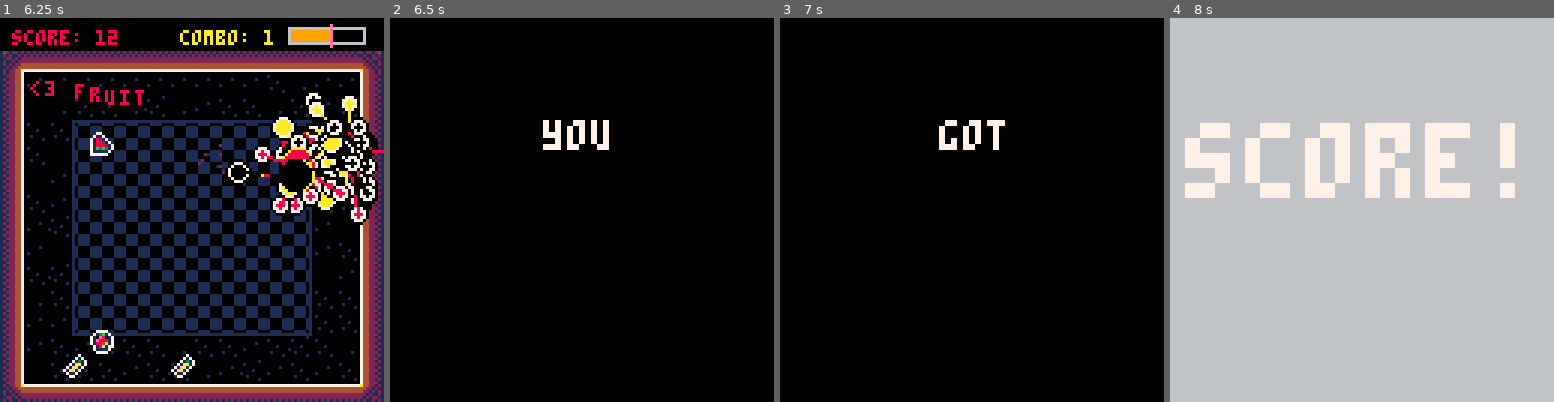
Above: before the commit, frames 1-4 (left to right).
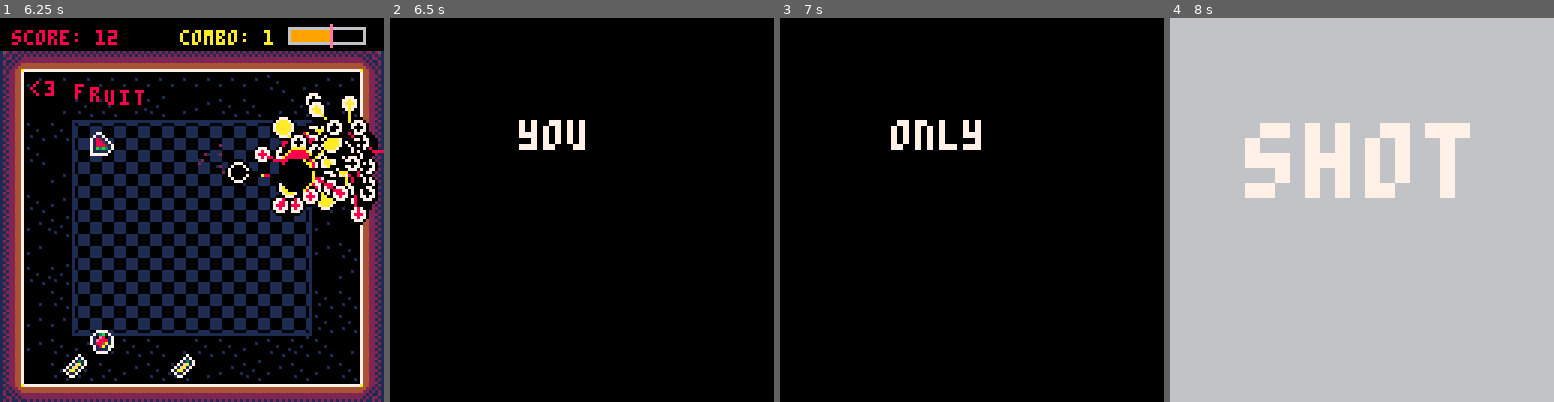
Above: after the commit, the same moments.

Repository: tmelot2/pico-8
Game: PICO-8 cartridge snekdash.p8
Two runs of this game, one before a commit and one after it. Both use one fixed random seed, a clock stepped at 60 frames per second and the inputs below.
Inputs:
- Up to frame 1 (6.25 s): tap X (X key) at 0.33, 1.07, 1.85, 2.97, 4.08, 5.2 s; tap O (Z key) at 0.7, 1.7, 2.1, 2.5, 2.9, 3.3, 3.7, 4.1, 4.5, 4.9, 5.3, 5.7, 6.1 s; hold Right 1.6-2.1 s; hold Up 2.15-2.42 s; hold Right 2.47-3.03 s; hold Left 3.08-3.58 s; hold Down 3.63-3.97 s; hold Right 4.02-4.68 s; hold Up 4.73-5.03 s; hold Left 5.08-5.68 s; hold Down 5.73-6.03 s; hold Right from 6.08 s (still down)
- Up to frame 2 (6.5 s): keep holding Right; tap X (X key) at 6.32 s
- Up to frame 3 (7 s): tap O (Z key) at 6.5, 6.9 s; release Right at 6.58 s; hold Right from 6.63 s (still down)
- Up to frame 4 (8 s): release Right at 7.13 s; hold Up 7.18-7.45 s; tap O (Z key) at 7.3, 7.7 s; tap X (X key) at 7.43 s; hold Right from 7.5 s (still down)

Frame 1 is identical in both runs. In frame 2, 0.7% of the frame differs, in the area x 33-58%, y 26-35%; in frame 3, 0.9%; in frame 4, 5.5%, in the area x 3-90%, y 27-47%.

Commit message:
Param text bam messages

Diff:
--- a/snekdash.p8
+++ b/snekdash.p8
@@ -979,16 +979,58 @@
   scene=5
   slot=get_high_score_slot(curLevel, score)
   if score>0 and slot>0 then
+    textBamMsg={
+      '      you',
+      '      got',
+      '    a',
+      '   high',
+      'score!',
+    }
+    textBamMsg={
+      '       a',
+      '    winner',
+      '   is',
+      '    a',
+      ' uuu!',
+    }
+    textBamMsg={
+      '      oh',
+      '      my',
+      '    god',
+      '   dat',
+      'score!',
+    }
+    textBamMsg={
+      '   where\'d',
+      '       i',
+      '    put',
+      '    my',
+      ' keys?'
+    }
+    textBamMsg={
+      '   most',
+      '   winners',
+      '   don\'t',
+      '    do',
+      ' drugs'
+    }
+    textBamMsg={
+      '     you',
+      '    only',
+      '    get',
+      '    one',
+      ' shot'
+    }
     scene=5
     textBam={
       t=0,
       curIndex=1,
       text={
-        {str='      you',    d=12, scale=2, sfx=14},
-        {str='      got',    d=12, scale=2, sfx=14},
-        {str='    a',     d=12, scale=3, sfx=14},
-        {str='   high',   d=12, scale=3, sfx=14},
-        {str='score!', d=12, scale=5, sfx=15}
+        {str=textBamMsg[1], d=12, scale=2, sfx=14},
+        {str=textBamMsg[2], d=12, scale=2, sfx=14},
+        {str=textBamMsg[3], d=12, scale=3, sfx=14},
+        {str=textBamMsg[4], d=12, scale=3, sfx=14},
+        {str=textBamMsg[5], d=12, scale=5, sfx=15}
       }
     }
     sfx(textBam.text[1].sfx)
